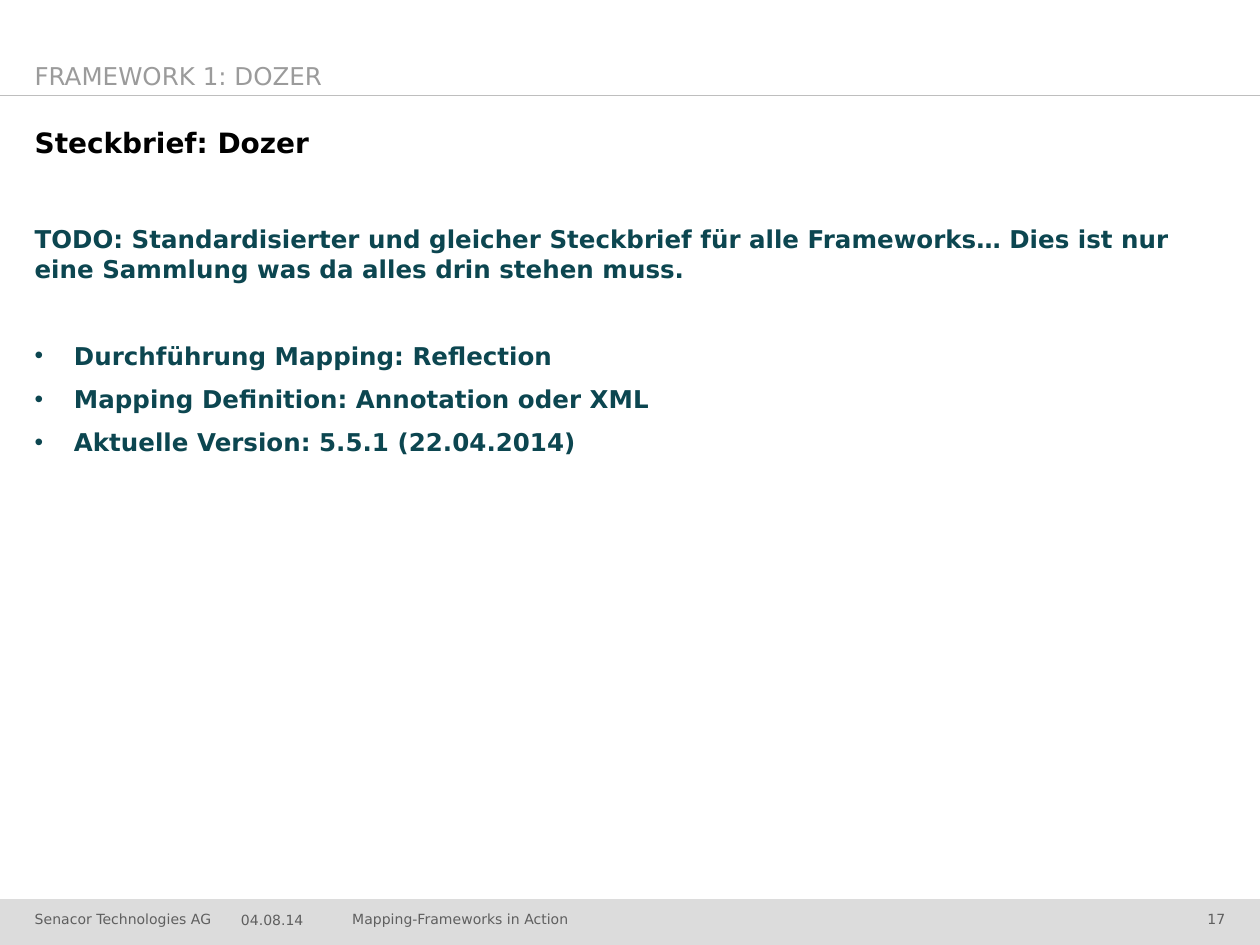
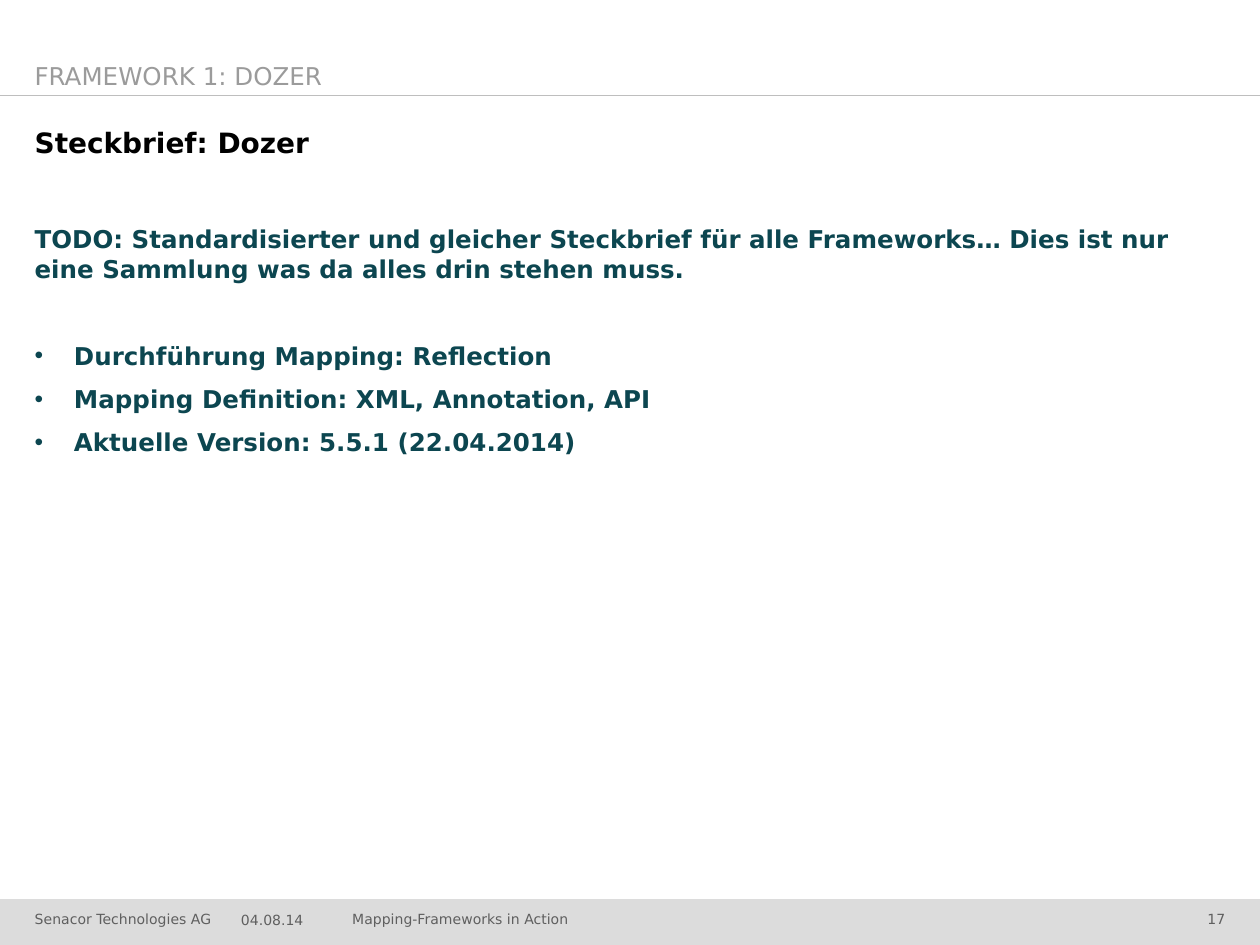
Before and after one commit to jschwalb/Mappings, a slide deck: slide 17 of presentation.pptx. Drawn at 1260x945 pixels with LibreOffice and Linux fonts; fonts in the diff are those of the drawing; background and template pictures are left out. Boxes give left, top, right and bottom in pixels: in the first picture for what was removed or moved away, otherwise in the second. Text is boxed around its words. In the diff, an @@ line names an element or a change of style, - is before the commit and + after.

```diff
--- a/presentation.pptx
+++ b/presentation.pptx
@@ text at <box>74,389,650,414</box>: text changed @@
-• Mapping Definition: Annotation oder XML
+• Mapping Definition: XML, Annotation, API
```
Also in this commit, not shown: 2 other slides changed.
